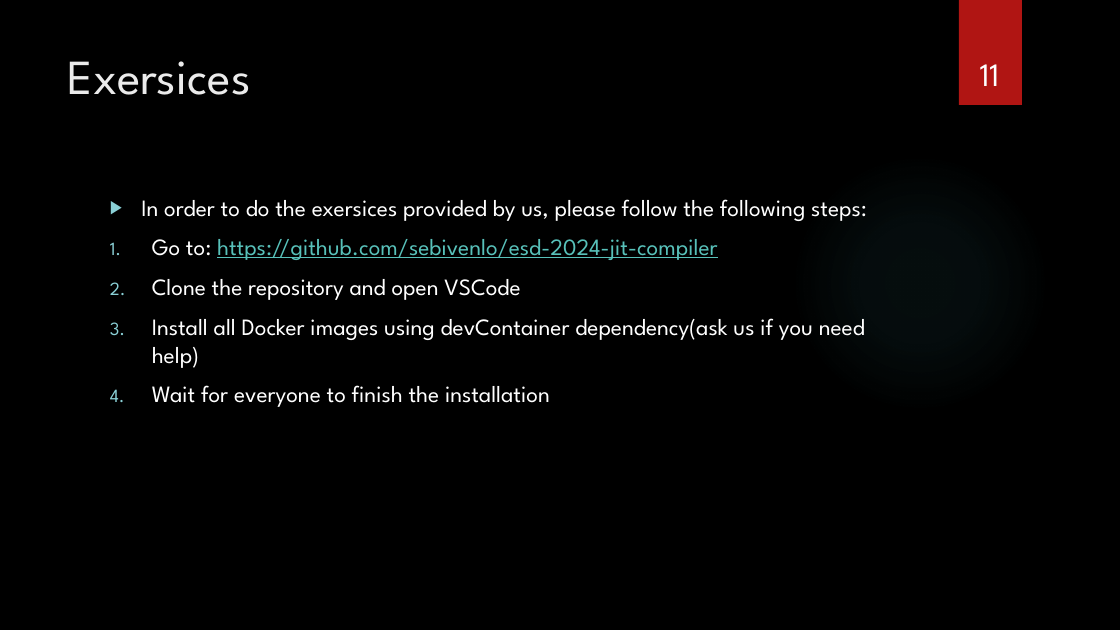
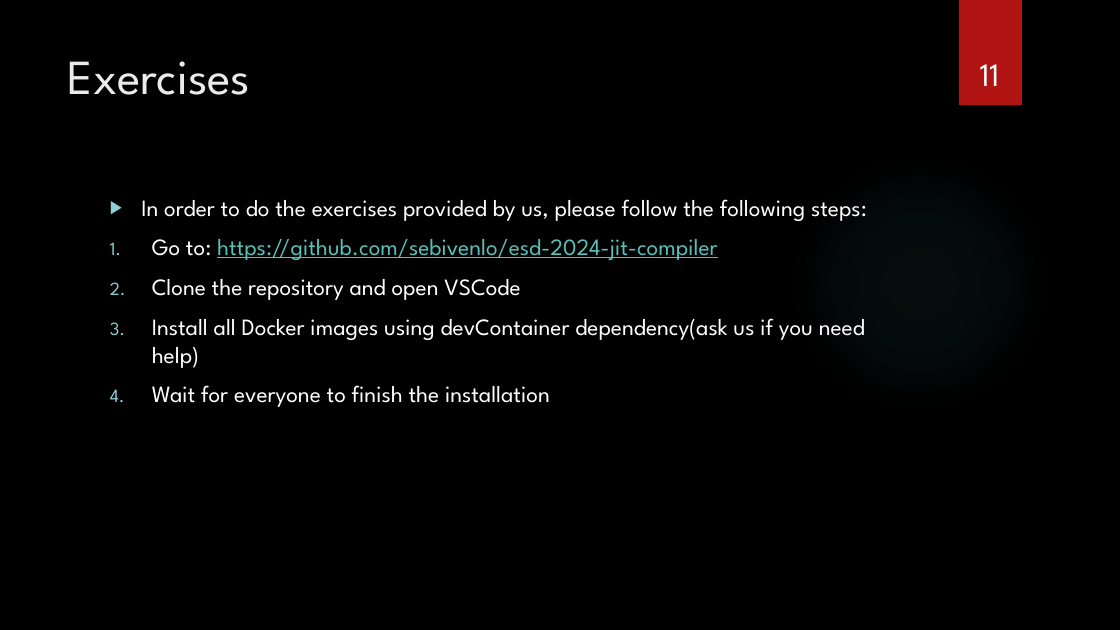
Before and after one commit to sebivenlo/esd-2024-jit-compiler, a slide deck: slide 11 of documents/presentation/presentation jit compiler.pptx. Drawn at 1120x630 pixels with LibreOffice and Linux fonts; fonts in the diff are those of the drawing; background and template pictures are left out. Boxes give left, top, right and bottom in pixels: in the first picture for what was removed or moved away, otherwise in the second. Text is boxed around its words. In the diff, an @@ line names an element or a change of style, - is before the commit and + after.

Commit message:
typo

```diff
--- a/documents/presentation/presentation jit compiler.pptx
+++ b/documents/presentation/presentation jit compiler.pptx
@@ title at (68, 61, 251, 95): text changed @@
-Exersices
+Exercises
@@ text at (141, 199, 867, 221): text changed @@
-▶ In order to do the exersices provided by us, please follow the following steps:
+▶ In order to do the exercises provided by us, please follow the following steps:
```
